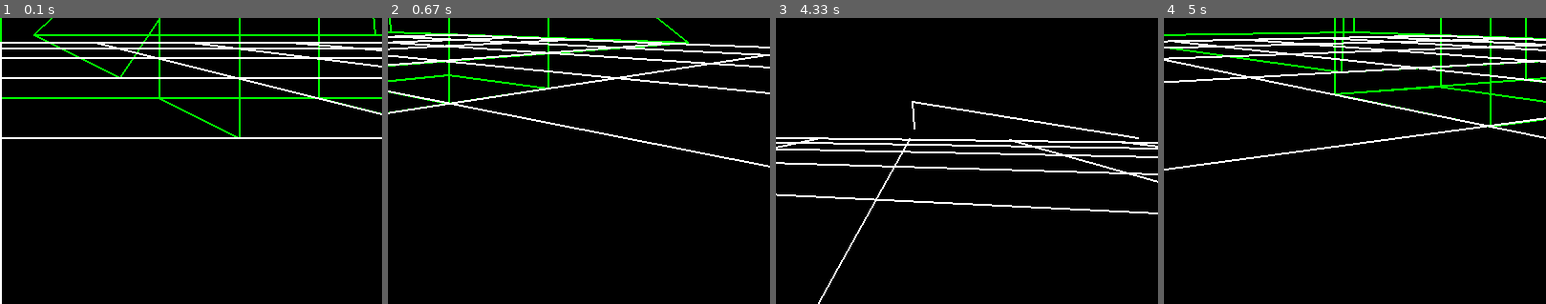
Above: before the commit, frames 1-4 (left to right).
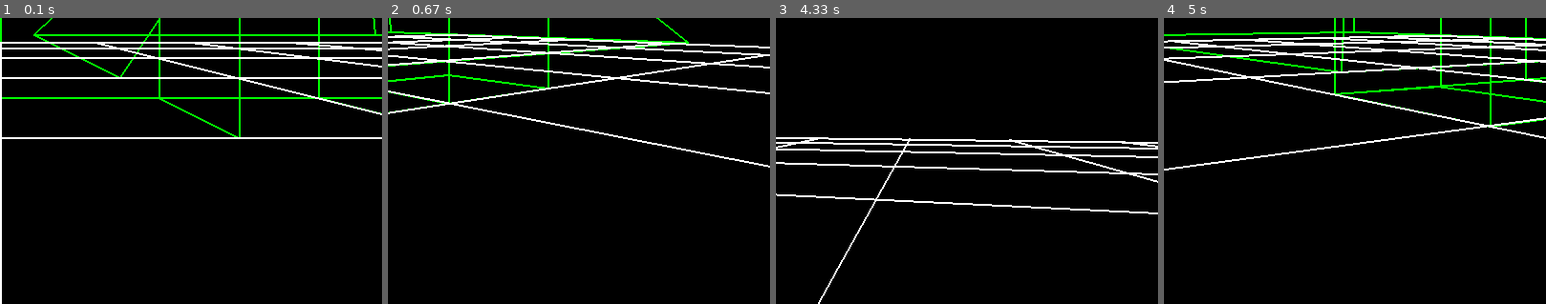
Above: after the commit, the same moments.

Repository: Anthony-Gambale/Pygame-3D
Game: pygame game, started from exmaple.py
The game is run twice, just before and just after one commit, with the same random seed, the same clock (stepped at 60 frames per second) and the same inputs.
Inputs:
- Up to frame 1 (0.1 s): no input
- Up to frame 2 (0.67 s): hold Right from 0.33 s (still down)
- Up to frame 3 (4.33 s): release Right at 0.8 s; hold Up 0.83-1.13 s; hold Right 1.17-1.63 s; hold D 1.17-1.63 s; hold Left 1.67-2.2 s; hold A 1.67-2.2 s; hold Down 2.23-2.53 s; hold S 2.23-2.53 s; hold Left 2.57-2.97 s; hold A 2.57-2.97 s; hold Up 3-3.37 s; hold W 3-3.37 s; hold Right 3.4-4.03 s; hold D 3.4-4.03 s; hold Down from 4.07 s (still down); hold S from 4.07 s (still down)
- Up to frame 4 (5 s): release Down at 4.43 s; release S at 4.43 s; hold Left 4.47-4.93 s; hold A 4.47-4.93 s; hold Right from 4.97 s (still down); hold D from 4.97 s (still down)
The pictures show only the part of the screen within x 50-100%, y 50-100%; the shares and areas given below are measured in that part.

Frames 1-2 are identical in both runs. In frame 3, 0.4% of the frame differs, in the area x 35-95%, y 29-43%; in frame 4, nothing differs.

Commit message:
tweaked example scene

Diff:
--- a/example_models/line.txt
+++ /dev/null
@@ -1,3 +0,0 @@
-// line at an angle
-500,100,500,0,0,0
-500,100,500,500,0,500
--- a/exmaple.py
+++ b/exmaple.py
@@ -11,7 +11,6 @@
 cube_model = pygame3D.read_model(model_location + "cube_model.txt")
 plane_model = pygame3D.read_model(model_location + "plane_model.txt")
 pyramid_model = pygame3D.read_model(model_location + "big_pyramid.txt")
-line_model = pygame3D.read_model(model_location + "line.txt")
 floor_model = pygame3D.read_model(model_location + "floor.txt")
 
 # change the colours of multiple objects in one line
@@ -22,7 +21,6 @@
 scene.add_shape(cube_model)
 scene.add_shape(cube_model.clone(), pygame3D.Vec3([200, 0, 0]))
 scene.add_shape(plane_model)
-scene.add_shape(line_model, pygame3D.Vec3([1200,0,-500]))
 scene.add_shape(floor_model)
 
 delay_time = 10
